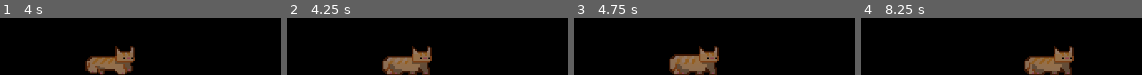
Above: before the commit, frames 1-4 (left to right).
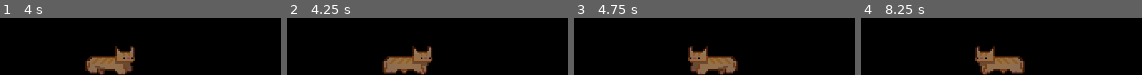
Above: after the commit, the same moments.

Repository: asierpernias/Fey
Game: Godot game, scene res://main.tscn
Same seed, same stepped clock (60 frames per second), same inputs: the game is played once before the commit and once after it.
Inputs (mouse positions are in pixels of both pictures, inside the frame that each line leads up to):
- Up to frame 1 (4 s): tap Enter at 0.5, 2 s; drag from (33, 49) to (outside the picture) at 0.52 s; tap Space at 1.25 s; drag from (outside the picture) to (33, 49) at 1.27 s; move the mouse to (outside the picture) at 2.02 s; hold Left 2.03-2.75 s; tap F at 2.1 s; click (outside the picture) at 2.17 s; drag from (outside the picture) to (outside the picture) at 2.77 s; move the mouse to (outside the picture) at 3.52 s; hold Down from 3.53 s (still down); tap Shift at 3.6 s; click (outside the picture) at 3.67 s
- Up to frame 2 (4.25 s): keep holding Down
- Up to frame 3 (4.75 s): release Down at 4.25 s; drag from (outside the picture) to (694, 49) at 4.27 s
- Up to frame 4 (8.25 s): move the mouse to (outside the picture) at 5.02 s; hold Up 5.03-5.75 s; tap Alt at 5.1 s; click (outside the picture) at 5.17 s; drag from (outside the picture) to (outside the picture) at 5.77 s; move the mouse to (outside the picture) at 6.52 s; hold Right 6.53-7.25 s; tap F at 6.6 s; click (outside the picture) at 6.67 s; drag from (outside the picture) to (1009, 49) at 7.27 s; move the mouse to (outside the picture) at 8.02 s; hold Down from 8.03 s (still down); tap Shift at 8.1 s; click (outside the picture) at 8.17 s

Frame 1 is identical in both runs. In frame 2, 2.8% of the frame differs, in the area x 33-52%, y 49-100%; in frame 3, 8.1%; in frame 4, 12%, in the area x 40-76%, y 49-100%.

Commit message:
Im so tired to even write this properly (Pop up menu aditio

Diff:
--- a/main.gd
+++ b/main.gd
@@ -30,6 +30,9 @@
 @onready var sprite = $AnimatedSprite2D
 @onready var area = $Area2D
 
+var menu: PopupMenu
+@export var menu_font: Font
+
 var idle_timer =0.0
 var drag_offset = Vector2()
 var sleep_timer = 150.0
@@ -45,6 +48,11 @@
 var press_pos = Vector2()
 
 func _on_area_input(_viewport, event, _shape_idx):
+	if event is InputEventMouseButton and event.button_index == MOUSE_BUTTON_RIGHT and event.pressed:
+		if state != State.DRAGGED:
+			inactivity = 0.0
+			open_menu()
+		return
 	if event is InputEventMouseButton and event.button_index == MOUSE_BUTTON_LEFT and event.pressed:
 		inactivity = 0.0
 		if state == State.SLEEP:
@@ -76,6 +84,7 @@
 		sprite.rotation = clamp(event.relative.x * 0.05, -0.5, 0.5)
 
 func _ready() -> void:
+	setup_menu()
 	get_viewport().gui_embed_subwindows = false
 	floor_y = DisplayServer.screen_get_usable_rect().end.y - window_size.y / 2 + 65
 	var win = get_window()
@@ -102,7 +111,7 @@
 func _physics_process(delta: float) -> void:
 	if screen_size == Vector2.ZERO:
 		return
-	var fish_floor = floor_y + window_size.y / 2 - 20
+	var fish_floor = floor_y + window_size.y / 2 -80
 	if fish != null and fish_pos.y < fish_floor:
 		fish_fall += gravity * delta
 		fish_pos.y = min(fish_pos.y + fish_fall * delta, fish_floor)
@@ -236,7 +245,8 @@
 func fade_sprite(to: Color, time:= 1.0):
 	if fade_tween:
 		fade_tween.kill()
-	create_tween().tween_property(sprite, "modulate", to, time)
+	fade_tween = create_tween()
+	fade_tween.tween_property(sprite, "modulate", to, time)
 
 func play_meow():
 	meow.pitch_scale = randf_range(0.9, 1.6)
@@ -333,3 +343,69 @@
 		tag_tween.kill()
 	tag_tween = create_tween()
 	tag_tween.tween_property(cartel, "modulate:a", 1.0 if entered else 0.0, 0.2)
+
+func setup_menu():
+	menu = PopupMenu.new()
+	menu.add_item("Sleep", 0)
+	menu.add_item("Mute", 1)
+	menu.add_separator()
+	menu.add_item("Exit", 2)
+	menu.id_pressed.connect(_on_menu_pressed)
+	menu.theme = make_menu_theme()
+	add_child(menu)
+
+func _on_menu_pressed(id: int):
+	match id:
+		0:
+			if state != State.DRAGGED and state != State.FALL:
+				change_state(State.SLEEP)
+		1:
+			var muted = not AudioServer.is_bus_mute(0)
+			AudioServer.set_bus_mute(0, muted)
+			menu.set_item_text(menu.get_item_index(1), "Activate Sound" if muted else "Mute")
+		2:
+			save_data()
+			get_tree().quit()
+
+func make_menu_theme() -> Theme:
+	var border = Color("ffbe8cff")
+	var t = Theme.new()
+
+	var panel = StyleBoxFlat.new()
+	panel.bg_color = Color("44374fff")
+	panel.border_color = border
+	panel.set_border_width_all(2)
+	panel.set_corner_radius_all(0)
+	panel.set_content_margin_all(4)
+	panel.anti_aliasing = false
+
+	var hov = StyleBoxFlat.new()
+	hov.bg_color = Color("#5a4466")
+	hov.anti_aliasing = false
+
+	var sep = StyleBoxLine.new()
+	sep.color = border
+	sep.thickness = 1
+
+	t.set_stylebox("panel", "PopupMenu", panel)
+	t.set_stylebox("hover", "PopupMenu", hov)
+	t.set_stylebox("separator", "PopupMenu", sep)
+	t.set_color("font_color", "PopupMenu", Color("f9ebbbff"))
+	t.set_color("font_hover_color", "PopupMenu", Color.WHITE)
+	if menu_font:
+		t.set_font("font", "PopupMenu", menu_font)
+	t.set_font_size("font_size", "PopupMenu", 12)
+	t.set_constant("v_separation", "PopupMenu", 4)
+	t.set_constant("item_start_padding", "PopupMenu", 6)
+	t.set_constant("item_end_padding", "PopupMenu", 6)
+
+	return t
+
+func open_menu():
+	menu.reset_size()
+	var gap = 6
+	var x = position.x + window_size.x / 2 + gap
+	if x + menu.size.x > screen_size.x:
+		x = position.x - window_size.x / 2 - gap - menu.size.x
+	var y = clamp(position.y - menu.size.y / 2, 0, screen_size.y - menu.size.y)
+	menu.popup(Rect2i(Vector2i(x,y), Vector2i.ZERO))
--- a/main.tscn
+++ b/main.tscn
@@ -9,6 +9,7 @@
 [ext_resource type="Texture2D" uid="uid://1biv1p85gkpj" path="res://Assets/Falling/pixil-frame-1.png" id="3_yaehf"]
 [ext_resource type="Texture2D" uid="uid://cwsmmsm24qukl" path="res://Assets/Idle/pixil-frame-2.png" id="3_ycdy4"]
 [ext_resource type="Texture2D" uid="uid://bsix2qmevofgn" path="res://Assets/Falling/pixil-frame-2.png" id="4_074og"]
+[ext_resource type="FontFile" uid="uid://dm1rbfqj217kg" path="res://Fonts/Minecraft.ttf" id="4_facbu"]
 [ext_resource type="Texture2D" uid="uid://o1hevivr5ui2" path="res://Assets/Idle/pixil-frame-3.png" id="4_w48qg"]
 [ext_resource type="Texture2D" uid="uid://bst3t83hssjce" path="res://Assets/Falling/pixil-frame-3.png" id="5_cegan"]
 [ext_resource type="Texture2D" uid="uid://bbx1r6j5bfh5k" path="res://Assets/Idle/pixil-frame-4.png" id="5_vivmo"]
@@ -35,7 +36,7 @@
 [ext_resource type="Texture2D" uid="uid://8kla7qapwxrq" path="res://Assets/sleeping/pixil-frame-14.png" id="27_qnost"]
 [ext_resource type="Texture2D" uid="uid://btsd12gaqe8d3" path="res://Assets/sleeping/pixil-frame-15.png" id="28_wnkbs"]
 [ext_resource type="AudioStream" uid="uid://dcf7ojjtqu7t0" path="res://SFX/sound_garage-cat-meow-8-fx-306184.mp3" id="35_0rl1p"]
-[ext_resource type="Texture2D" uid="uid://ygi3er74boxg" path="res://Assets/Others/pixil-frame-0 (19).png" id="36_ok6jj"]
+[ext_resource type="Texture2D" uid="uid://ctj5pmlo1kemh" path="res://Assets/Others/pixil-frame-0 (21).png" id="37_facbu"]
 
 [sub_resource type="SpriteFrames" id="SpriteFrames_gueev"]
 animations = [{
@@ -172,6 +173,7 @@
 script = ExtResource("1_dg77c")
 fish_texture = ExtResource("2_jq2sk")
 heart_texture = ExtResource("3_4k2k6")
+menu_font = ExtResource("4_facbu")
 
 [node name="AnimatedSprite2D" type="AnimatedSprite2D" parent="." unique_id=2047271538]
 position = Vector2(0.5, 0.5)
@@ -202,4 +204,4 @@
 modulate = Color(1, 1, 1, 0)
 position = Vector2(0, -35.5)
 scale = Vector2(1.59375, 1.59375)
-texture = ExtResource("36_ok6jj")
+texture = ExtResource("37_facbu")
Binary file added: Assets/Others/pixil-frame-0 (20).png
Not shown, added: Assets/Others/pixil-frame-0 (20).png.import
Binary file added: Assets/Others/pixil-frame-0 (21).png
Not shown, added: Assets/Others/pixil-frame-0 (21).png.import
Binary file added: Fonts/Minecraft.ttf
Not shown, added: Fonts/Minecraft.ttf.import
